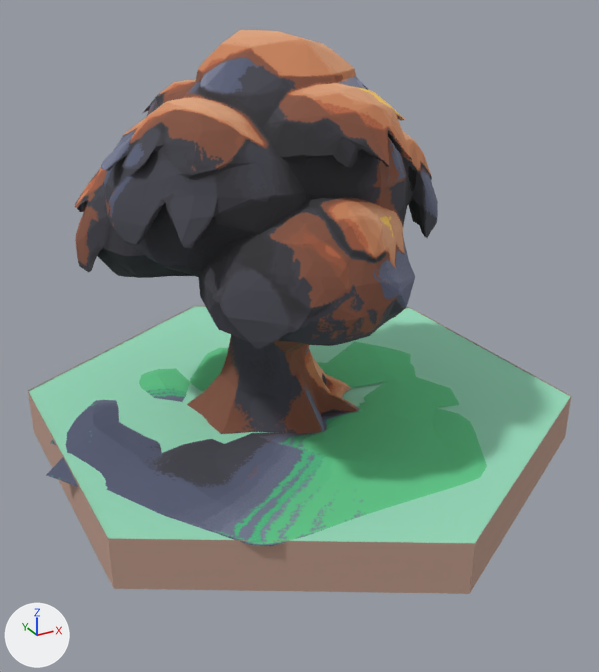
What one commit did to the glTF model public/models/syrup-tree.glb.
Camera for both pictures: a 50 mm camera at (-0.753, -1.377, 0.921) aimed at (-0.024, -0.051, 0.258). The axes (+X, +Y, +Z) are drawn at lower left. The lights are the same throughout. The first picture is the older version. Where no turn or scale is listed for an object, it has been applied to the vertices. Vertices at exactly the same position are counted once.

Objects in the first picture: 'geometry_0', 'hexBase'.
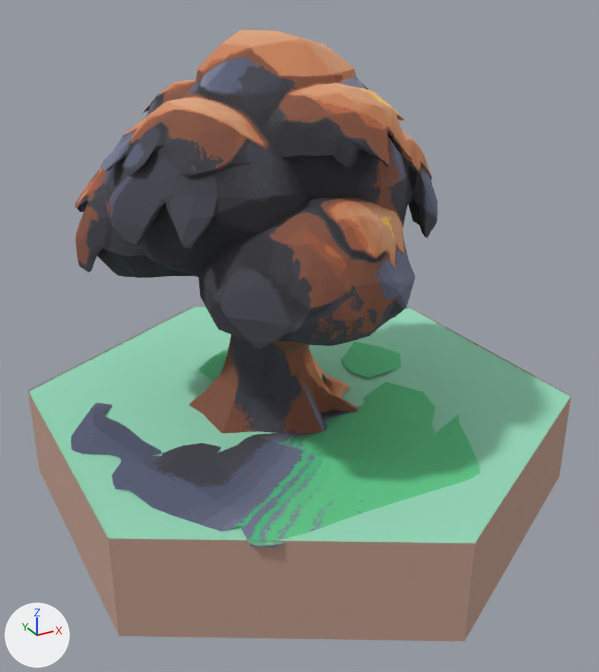
The newer file is also turned or shifted as a whole; pictures and numbers use the older file's frame.

Changed parts and their boxes [x1, y1, x2, y2] in the pictures (599 x 672 px):
'geometry_0', reshaped (7% narrower)
    before: [47, 30, 487, 546]
    after: [71, 30, 480, 547]
'hexBase', reshaped (16% taller)
    before: [28, 306, 571, 594]
    after: [28, 306, 571, 641]
part 1 of me_mesh_0, cut back
    before: [47, 342, 487, 546]
    after: [71, 343, 480, 547]

What changed in the scene script:
```text
Change me_mesh_0:
    used by ob_geometry_0; location = (0.0, 0.0, 0.0)
    remove me_mesh_0.from_pydata(...)  # 3687 vertices, 7311 faces; spans x -0.541..0.384, y -0.442..0.323, z 0.091..0.828
    add me_mesh_0.from_pydata(...)  # 3655 vertices, 7237 faces; spans x -0.492..0.358, y -0.442..0.323, z 0.087..0.828
    me_mesh_0 part 1
    49 vertices are removed from x -0.541..0.384, y -0.439..0.306, z 0.091..0.104
    110 faces are deleted
    4 vertices in x -0.322..0.093, y -0.442..-0.033, z 0.096..0.098 move by (0.0, 0.0, -0.003)
    4 vertices in x -0.342..-0.141, y -0.427..-0.015, z 0.097..0.099 move by (0.0, 0.0, -0.002)
    3 vertices in x -0.197..0.335, y -0.434..0.071, z 0.095..0.097 move by (0.0, 0.0, -0.004)
    7 vertices move from x -0.371..0.293, y -0.074..0.194, z 0.094..0.099 to x -0.371..0.293, y -0.074..0.194, z 0.087..0.099
    17 vertices are added at x -0.492..0.358, y -0.439..0.292, z 0.088..0.097
    36 new faces join them
Change me_hexbase:
    used by ob_hexbase; location = (0.0, 0.0, 0.0)
    remove me_hexbase.from_pydata(...)  # 20 vertices, 24 faces; spans x -0.5..0.5, y -0.577..0.577, z 0.0..0.1
    add me_hexbase.from_pydata(...)  # 20 vertices, 24 faces; spans x -0.5..0.5, y -0.577..0.577, z -0.1..0.1
    me_hexbase part 2: the loose piece of 13 vertices spanning x -0.5..0.5, y -0.577..0.577, z 0.0..0.1 is scaled about its middle by (1, 1, 2), then moved by (0.0, 0.0, -0.05)
```
